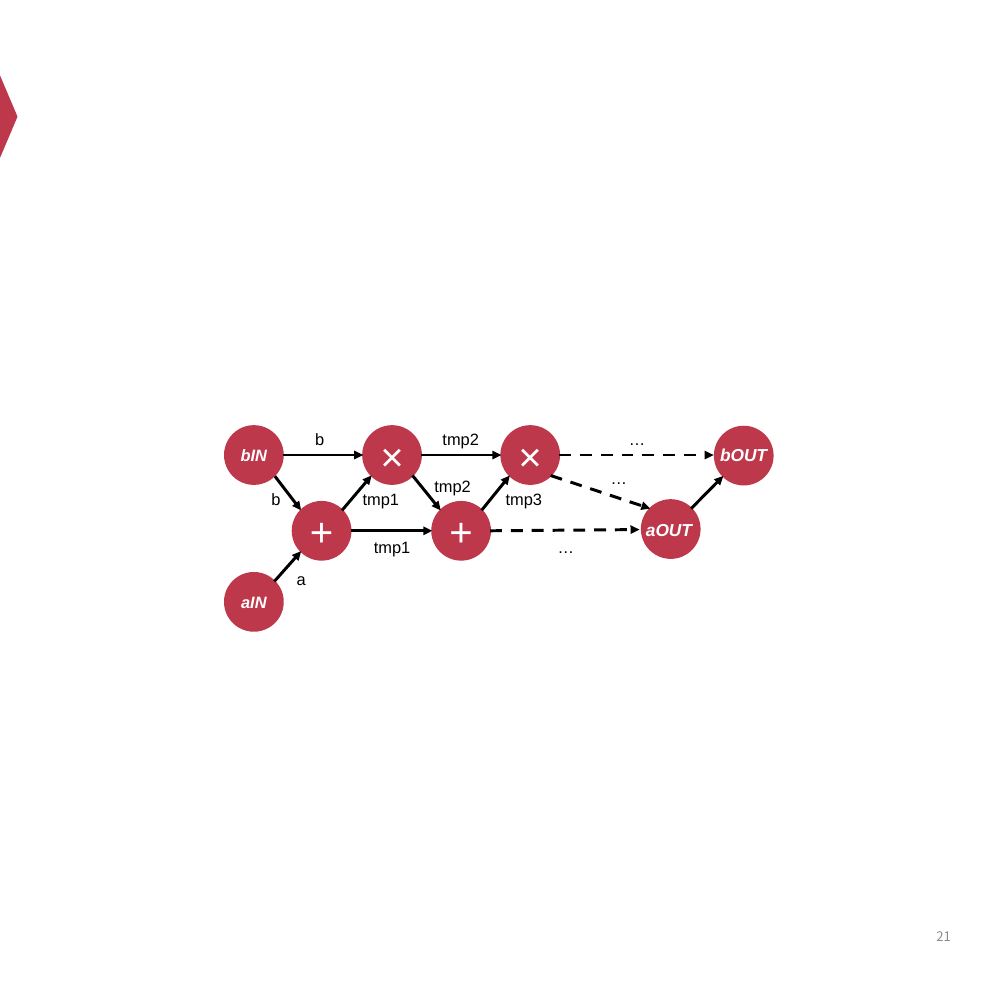
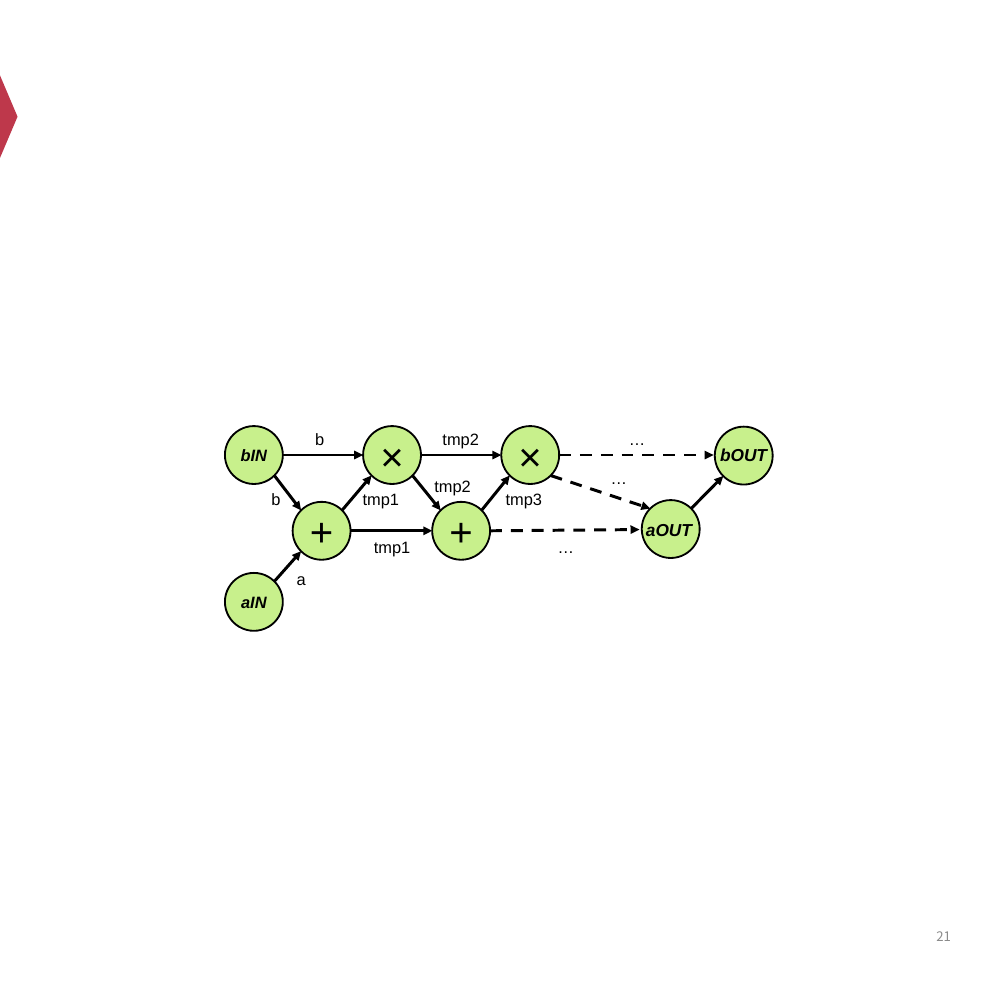
Before and after one commit to Ash1sc/R1CS-normal-form-generator, a slide deck: slide 21 of meeting_docs/中期答辩/中期答辩PPT [自动保存的].pptx. Drawn at 1008x982 pixels with LibreOffice and Linux fonts; fonts in the diff are those of the drawing. Boxes give left, top, right and bottom in pixels: in the first picture for what was removed or moved away, otherwise in the second. Text is boxed around its words. In the diff, an @@ line names an element or a change of style, - is before the commit and + after.

```diff
--- a/meeting_docs/中期答辩/中期答辩PPT [自动保存的].pptx
+++ b/meeting_docs/中期答辩/中期答辩PPT [自动保存的].pptx
@@ text "bOUT" at (x1=720, y1=448, x2=767, y2=461): text colour #FFFFFF to #000000 @@
@@ ellipse at (x1=715, y1=427, x2=773, y2=485): fill #BE384B to #C8F08C; outline #BE384B 2 pt to #000000 2 pt @@
@@ text colour #FFFFFF to #000000; fill #BE384B to #C8F08C; outline #BE384B 2 pt to #000000 2 pt in 6 elements at (x1=225, y1=426, x2=283, y2=484), (x1=225, y1=573, x2=283, y2=631), (x1=293, y1=502, x2=351, y2=560), (x1=363, y1=426, x2=421, y2=484), (x1=502, y1=426, x2=559, y2=484), (x1=432, y1=502, x2=490, y2=560) @@
@@ ellipse at (x1=642, y1=500, x2=700, y2=558): fill #BE384B to #C8F08C; outline #BE384B 2 pt to #000000 2 pt @@
@@ text "aOUT" at (x1=646, y1=524, x2=692, y2=536): text colour #FFFFFF to #000000 @@
```
Also in this commit, not shown: 7 other slides changed, 7 slides added, 4 slides removed, 38 other files.
